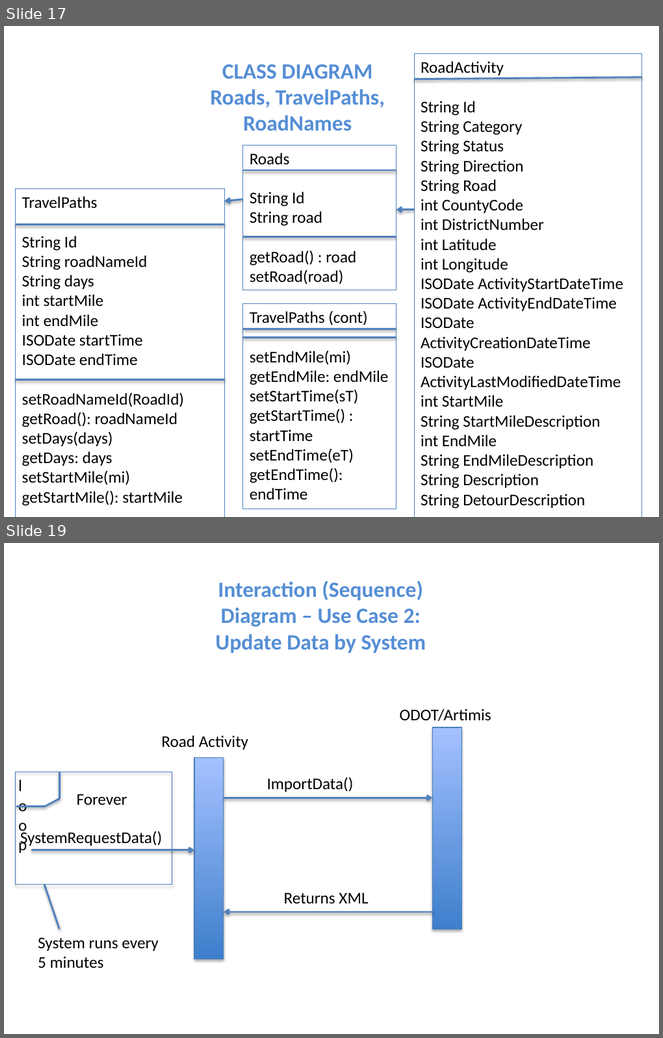
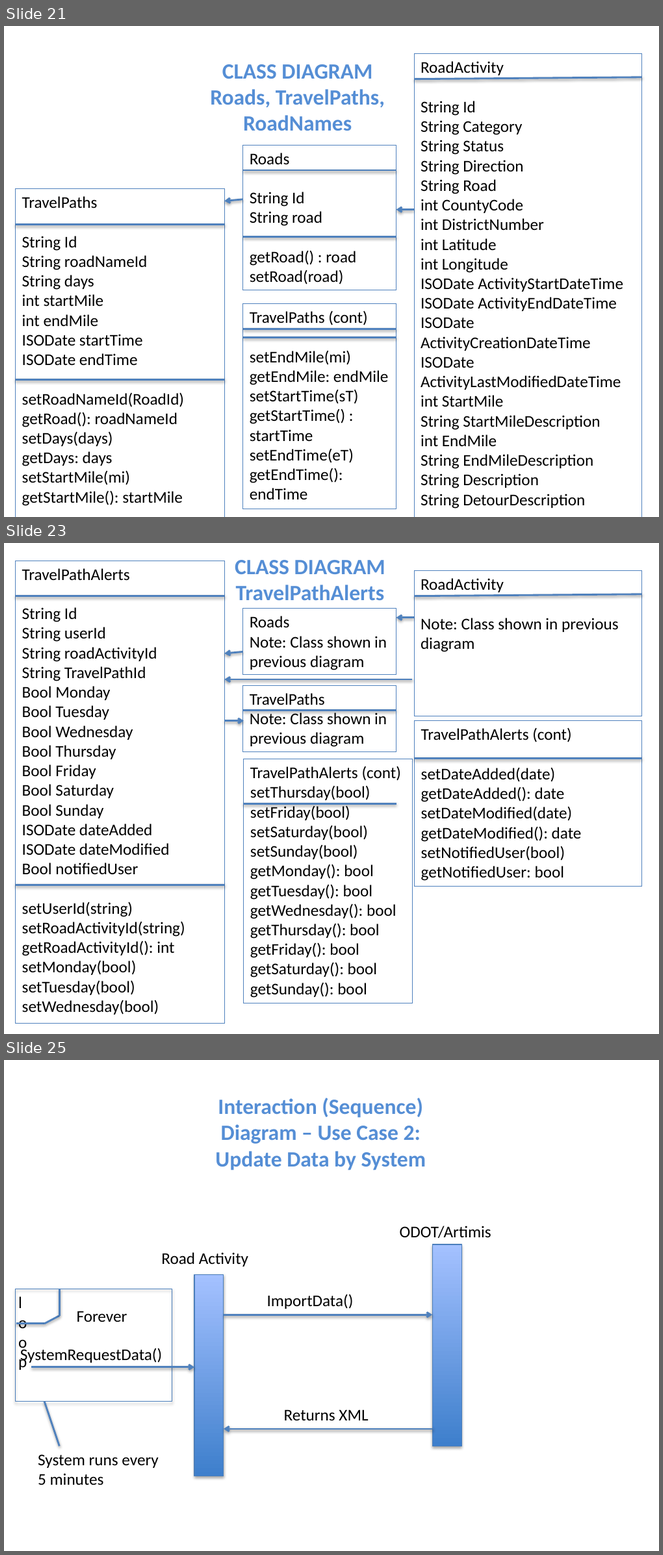
Before and after one commit to niemilkm/csc440-KevinNiemiller, a slide deck: deliverables/iteration3/other/DomainModel_SSD_ClassDiagrams.pptx. Shown one above the other, each under a label of ours: slides 17 and 19 before the commit, slides 21, 23 and 25 after it; the slides between them are not shown. The pictures are 663x1038 and 663x1555 pixels, drawn with LibreOffice and Linux fonts; fonts in the diff are those of the drawing. Boxes give left, top, right and bottom in pixels: in the first picture for what was removed or moved away, otherwise in the second. Text is boxed around its words. In the diff, an @@ line names an element or a change of style, - is before the commit and + after.

```diff
--- a/deliverables/iteration3/other/DomainModel_SSD_ClassDiagrams.pptx
+++ b/deliverables/iteration3/other/DomainModel_SSD_ClassDiagrams.pptx
@@ slide 23 added at box(4, 543, 659, 1034), background #FFFFFF @@
@@ rectangle added at box(16, 561, 225, 1024), outline #4F81BD 0.75 pt, 18 pt, text #000000 @@
+TravelPathAlerts
+String Id
+String userId
+String roadActivityId
+String TravelPathId
+Bool Monday
+Bool Tuesday
+Bool Wednesday
+Bool Thursday
+Bool Friday
+Bool Saturday
+Bool Sunday
+ISODate dateAdded
+ISODate dateModified
+Bool notifiedUser
+setUserId(string)
+setRoadActivityId(string) getRoadActivityId(): int
+setMonday(bool)
+setTuesday(bool)
+setWednesday(bool)
@@ text added at box(235, 560, 386, 600), 24 pt, text #558ED5, bold @@
+CLASS DIAGRAM
+TravelPathAlerts
@@ rectangle added at box(414, 570, 642, 716), outline #4F81BD 0.75 pt, 18 pt, text #000000 @@
+RoadActivity
+Note: Class shown in previous diagram
@@ line added from (16, 596) to (225, 596), #4F81BD 2 pt @@
@@ line added from (414, 596) to (642, 594), #4F81BD 2 pt @@
@@ rectangle added at box(243, 609, 397, 675), outline #4F81BD 0.75 pt, 18 pt, text #000000 @@
+Roads
+Note: Class shown in previous diagram
@@ arrow added from (414, 618) to (397, 618), #4F81BD 2 pt @@
@@ arrow added from (243, 652) to (225, 653), #4F81BD 2 pt @@
@@ arrow added from (412, 679) to (225, 679), #4F81BD 2 pt @@
@@ rectangle added at box(243, 686, 397, 752), outline #4F81BD 0.75 pt, 18 pt, text #000000 @@
+TravelPaths
+Note: Class shown in previous diagram
@@ line added from (243, 710) to (397, 710), #4F81BD 2 pt @@
@@ arrow added from (225, 721) to (244, 721), #4F81BD 2 pt @@
@@ rectangle added at box(415, 721, 642, 886), outline #4F81BD 0.75 pt, 18 pt, text #000000 @@
+TravelPathAlerts (cont)
+setDateAdded(date)
+getDateAdded(): date
+setDateModified(date)
+getDateModified(): date
+setNotifiedUser(bool)
+getNotifiedUser: bool
@@ rectangle added at box(244, 759, 412, 1005), outline #4F81BD 0.75 pt, 18 pt, text #000000 @@
+TravelPathAlerts (cont)
+setThursday(bool)
+setFriday(bool)
+setSaturday(bool)
+setSunday(bool)
+getMonday(): bool
+getTuesday(): bool
+getWednesday(): bool
+getThursday(): bool
+getFriday(): bool
+getSaturday(): bool
+getSunday(): bool
@@ line added from (415, 759) to (642, 759), #4F81BD 2 pt @@
@@ line added from (243, 804) to (397, 804), #4F81BD 2 pt @@
@@ line added from (16, 885) to (225, 885), #4F81BD 2 pt @@
@@ what was slide 17 is now slide 21 @@
@@ what was slide 19 is now slide 25 @@
```
Also in this commit, not shown: 11 slides changed, 10 other slides added, 11 other files.
